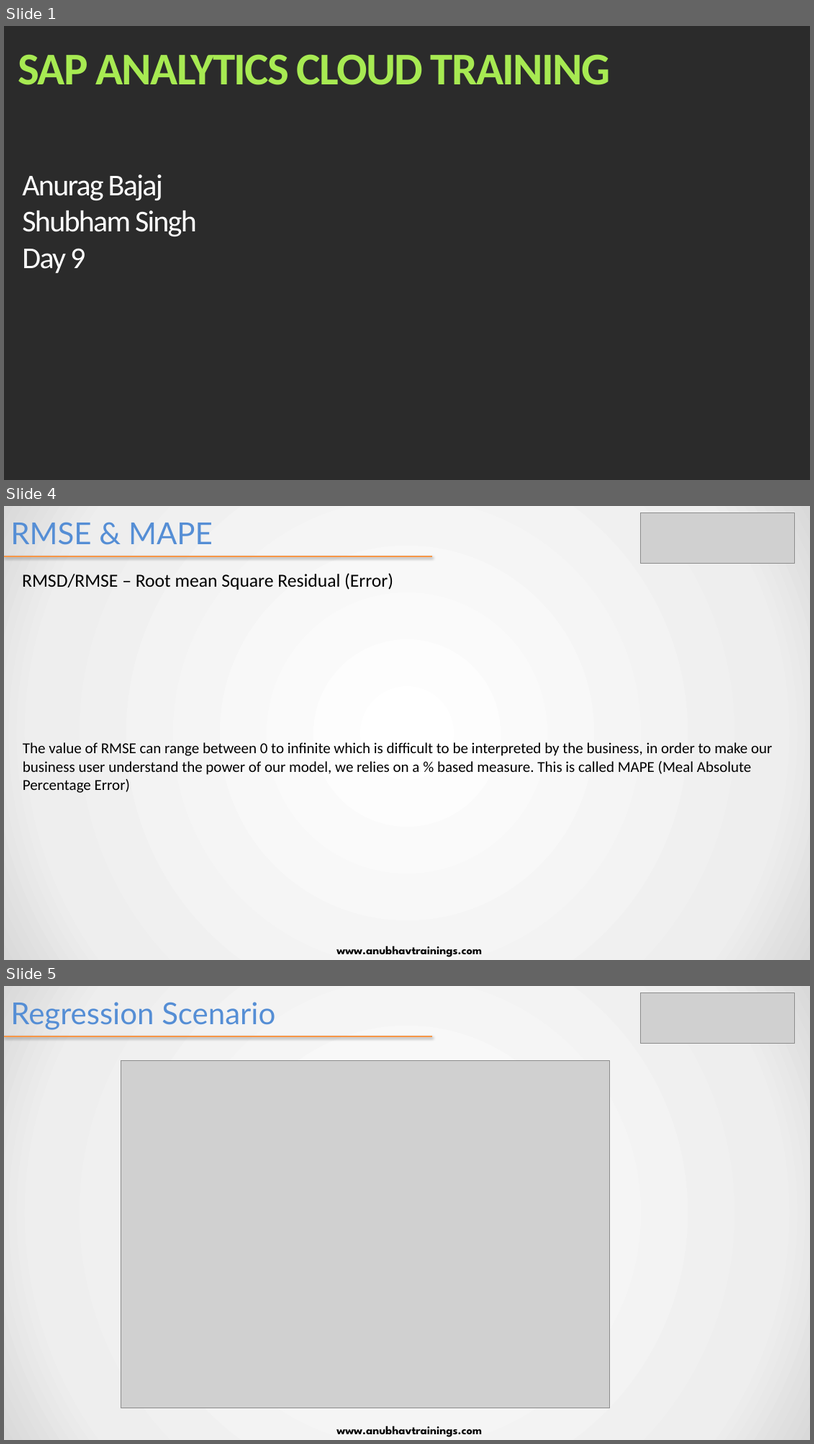
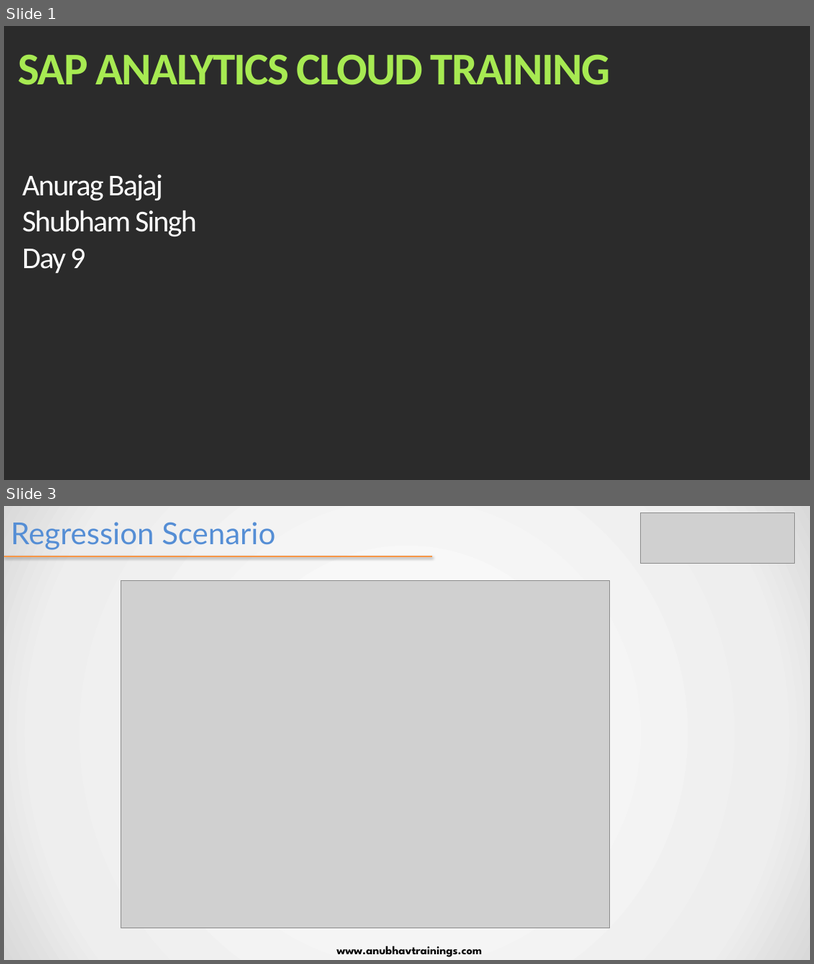
Before and after one commit to soyuztechnologies/SAC_SaamaTechnologies, a slide deck: day 9/SAC_Training Day 9.pptx. Shown one above the other, each under a label of ours: slides 1, 4 and 5 before the commit, slides 1 and 3 after it; the slides between them are not shown. The pictures are 814x1444 and 814x964 pixels, drawn with LibreOffice and Linux fonts; fonts in the diff are those of the drawing; grey boxes stand for pictures; background and template pictures are left out; a plain dark background stands for a picture behind light text. Boxes give left, top, right and bottom in pixels: in the first picture for what was removed or moved away, otherwise in the second. Text is boxed around its words. In the diff, an @@ line names an element or a change of style, - is before the commit and + after.

```diff
--- a/day 9/SAC_Training Day 9.pptx
+++ b/day 9/SAC_Training Day 9.pptx
@@ slide 4 removed at box(4, 506, 810, 960), background gradient #FFFFFF to #EEEEEE to #D9D9D9 @@
@@ title removed at box(10, 522, 213, 544) @@
-RMSE & MAPE
@@ picture removed at box(641, 513, 795, 564) @@
@@ line removed from (4, 557) to (433, 557) @@
@@ text removed at box(22, 573, 394, 590) @@
-RMSD/RMSE – Root mean Square Residual (Error)
@@ text removed at box(23, 742, 772, 793) @@
-The value of RMSE can range between 0 to infinite which is difficult to be interpreted by the business, in order to make our business user understand the power of our model, we relies on a % based measure. This is called MAPE (Meal Absolute Percentage Error)
@@ text removed at box(337, 945, 482, 957) @@
-www.anubhavtrainings.com
@@ what was slide 5 is now slide 3 @@
```
Also in this commit, not shown: 1 slide changed, 1 other slide removed, 5 other files.
